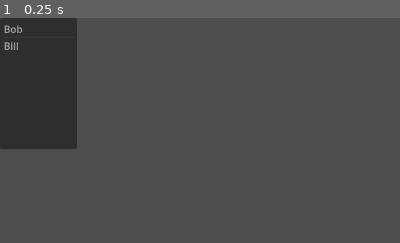
Above: before the commit, frame 1.
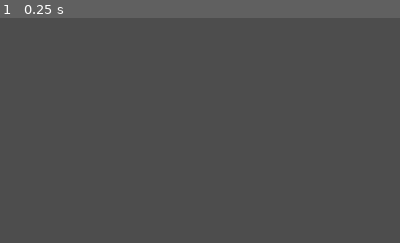
Above: after the commit, the same moment.

Repository: Leenton/uno-platform
Game: Godot game, scene res://entities/lobby/lobby.tscn
Two runs of this game, one before a commit and one after it. Both use one fixed random seed, a clock stepped at 60 frames per second and the inputs below. This scene is started directly instead of the project's main scene.
Inputs:
- Up to frame 1 (0.25 s): no input
The pictures show only the part of the screen within x 0-50%, y 0-50%; the shares and areas given below are measured in that part.

The runs differ from the first frame. In frame 1, 11% of the frame differs, in the area x 0-20%, y 0-59%.

Commit message:
Fix playerlist not updating

Diff:
--- a/entities/client/client.gd
+++ b/entities/client/client.gd
@@ -55,17 +55,11 @@
 			pass
 
 		# Server data sync events
-		Event.Type.UPDATE_CLIENT_PLAYER_LIST:
-			var player_list: Array[String] = []
-			player_list.assign(e.payload['players'])
-			ClientState.players = player_list
-
 		Event.Type.PLAYER_CONNECTED:
 			ClientState.players.append(e.payload['name'])
 
 		Event.Type.PLAYER_DISCONNECTED:
 			ClientState.players.remove_at(ClientState.players.find(e.payload['name']))
-
 
 		Event.Type.UPDATE_CLIENT_TABLE_LIST:
 			_update_table_list(e.payload['tables'])
@@ -84,6 +78,14 @@
 
 	ClientState.tables = table_list
 
+func _update_player_list(players : Array) -> void:
+	var player_list: Array[String] = []
+	for player_name in players:
+		if typeof(player_name) == TYPE_STRING:
+			player_list.append(player_name)
+
+	ClientState.players = player_list
+
 func _player_name_taken(event : Event):
 	pass
 
@@ -91,7 +93,8 @@
 	pass
 
 func _player_enter_lobby(event : Event):
-	_update_table_list(event.payload['tables'])
+	_update_table_list(event.payload.get('tables', []))
+	_update_player_list(event.payload.get('players', []))
 	_switch_scene("lobby")
 
 func _chat(event : Event):
--- a/entities/event/event.gd
+++ b/entities/event/event.gd
@@ -27,7 +27,6 @@
 	TABLE_ALREADY_EXISTS,
 	PLAYER_JOINED_NON_EXISTENT_TABLE,
 	PLAYER_ENTER_LOBBY,
-	UPDATE_CLIENT_PLAYER_LIST,
 	UPDATE_CLIENT_TABLE_LIST,
 	CLIENT_ENTER_TABLE,
 	GAME_STARTED,
@@ -69,6 +68,7 @@
 static func deserialise(e: Dictionary) -> Event:
 	var event := Event.new()
 
+	#TODO: This is unsafe - validate e before using it
 	event.type = e['type']
 	event.source = e['source']
 	event.payload = e['payload']
--- a/entities/lobby-player-list/lobby_player_list.gd
+++ b/entities/lobby-player-list/lobby_player_list.gd
@@ -1,13 +1,13 @@
 extends Node
 
 @onready var player_item_list := %PlayerItemList
-var player_list = ClientState.players.duplicate(true)
+var player_list = []
 
 func _process(delta: float) -> void:
-	if (player_list != ClientState.players):
+	if (player_list.size() != ClientState.players.size()):
 		player_list = ClientState.players.duplicate(true)
-
 		player_item_list.clear()
 
 		for player in ClientState.players:
-			player_item_list.add_icon_item(player)
+			player_item_list
+			player_item_list.add_item(player)
--- a/entities/lobby/lobby.gd
+++ b/entities/lobby/lobby.gd
@@ -5,9 +5,6 @@
 
 func _ready() -> void:
 	create_table_button.pressed.connect(_on_create_table_button_pressed)
-	add_child(load("res://entities/lobby-player-list/lobby_player_list.tscn").instantiate())
-
-
 
 func _on_create_table_button_pressed() -> void:
 	var table_name: String = table_name_text_edit.text.strip_edges()
--- a/entities/server/server.gd
+++ b/entities/server/server.gd
@@ -85,15 +85,13 @@
 		EventBus.push(Event.Type.PLAYER_CONNECTED, {'name' = player_name}, ServerState.get_connected_players_ids())
 		ServerState.players[event.source] = Player.make(player_name, event.source)
 
-	EventBus.push(Event.Type.PLAYER_ENTER_LOBBY, {'tables': ServerState.get_tables_for_lobby_screen(),
-			'players': ServerState.get_connected_players().map(func(p): return p.name)}, [event.source])
-
-#func _update_player_list_for_clients():
-	#EventBus.push(itali
-		#Event.Type.UPDATE_CLIENT_PLAYER_LIST,
-		#{'players': ServerState.get_connected_players().map(func(p : Player): return p.name)},
-		#ServerState.get_connected_players().map(func(p : Player) -> int: return p.id)
-	#)
+	EventBus.push(
+		Event.Type.PLAYER_ENTER_LOBBY,
+		{
+			'tables': ServerState.get_tables_for_lobby_screen(),
+			'players': ServerState.get_connected_players().map(func(p): return p.name)},
+		[event.source]
+	)
 
 func _update_table_list_for_clients():
 	EventBus.push(
